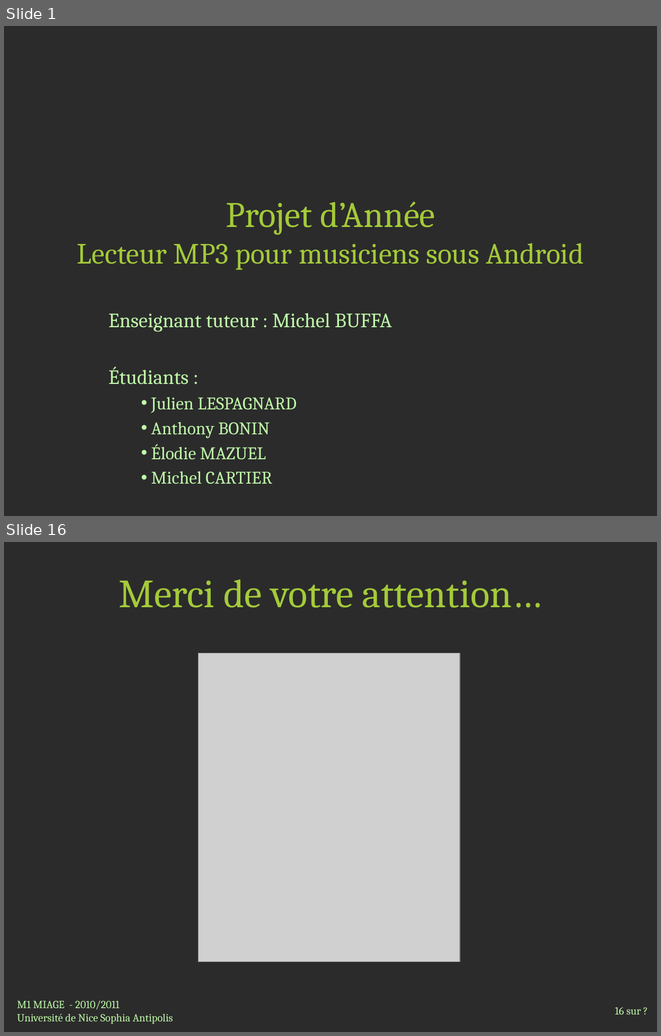
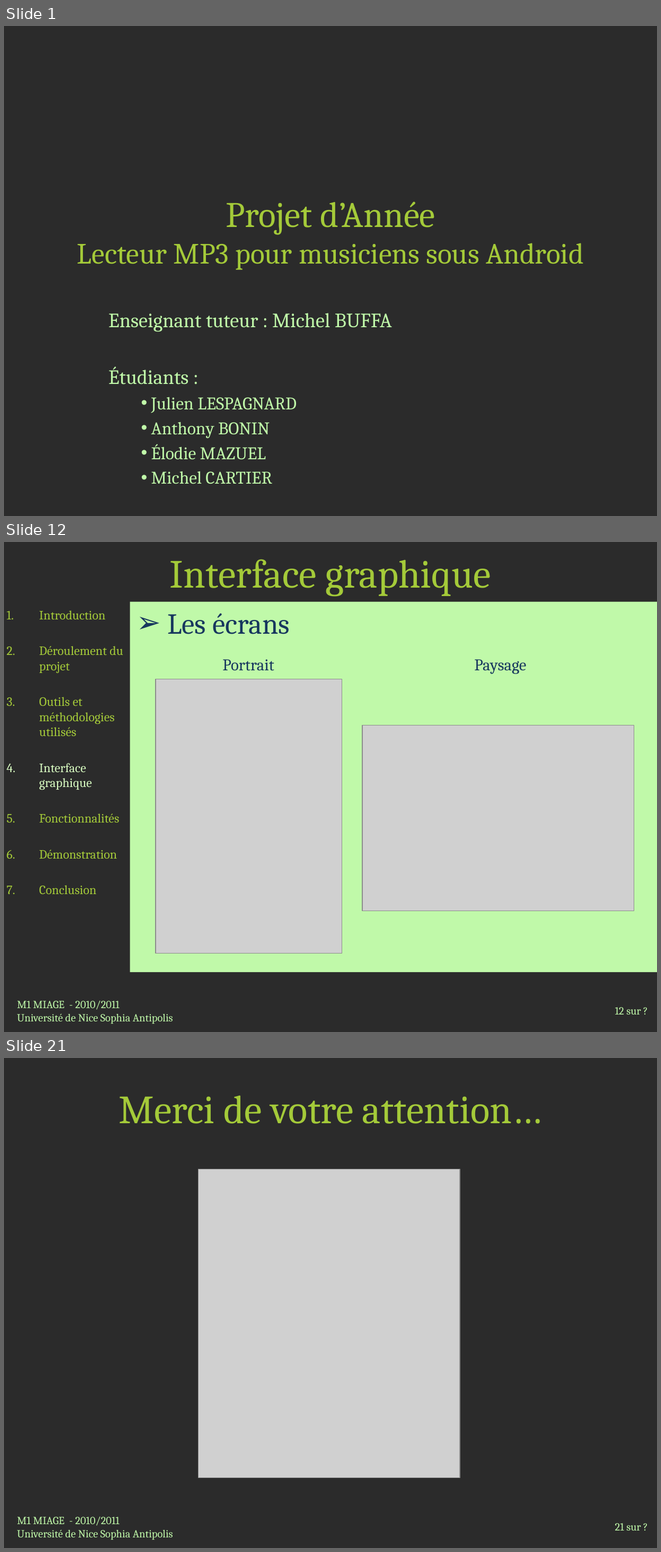
Before and after one commit to jlespagnard/android-advanced-player, a slide deck: AAP/docs/Presentation.pptx. Shown one above the other, each under a label of ours: slides 1 and 16 before the commit, slides 1, 12 and 21 after it; the slides between them are not shown. The pictures are 661x1036 and 661x1552 pixels, drawn with LibreOffice and Linux fonts; fonts in the diff are those of the drawing; grey boxes stand for pictures; background and template pictures are left out; a plain dark background stands for a picture behind light text. Boxes give left, top, right and bottom in pixels: in the first picture for what was removed or moved away, otherwise in the second. Text is boxed around its words. In the diff, an @@ line names an element or a change of style, - is before the commit and + after.

```diff
--- a/AAP/docs/Presentation.pptx
+++ b/AAP/docs/Presentation.pptx
@@ slide 12 added at box(4, 542, 657, 1032), background picture (left out) @@
@@ title added at box(170, 559, 491, 596), 44 pt, text #A4CA39 @@
+Interface graphique
@@ text added at box(130, 602, 657, 972), fill #C0F9A9, 32 pt, text #17375E @@
+➢ Les écrans
@@ text added at box(39, 610, 123, 894), 14 pt, text #A4CA39 @@
+1. Introduction
+2. Déroulement du projet
+3. Outils et méthodologies utilisés
+4. Interface graphique
+5. Fonctionnalités
+6. Démonstration
+7. Conclusion
@@ table added at box(140, 652, 644, 679), 1 rows, 2 columns @@
+Portrait | Paysage
@@ picture added at box(156, 679, 342, 953) @@
@@ picture added at box(362, 725, 634, 911) @@
@@ text added at box(17, 1000, 173, 1024), 12 pt, text #C0F9A9 @@
+M1 MIAGE - 2010/2011
+Université de Nice Sophia Antipolis
@@ page number added at box(615, 1007, 641, 1014), 12 pt, text #C0F9A9 @@
+12 sur ?
@@ what was slide 16 is now slide 21 @@
@@ page number at box(615, 1523, 641, 1530): text changed @@
-16 sur ?
+21 sur ?
```
Also in this commit, not shown: 14 slides changed, 4 other slides added, 2 other files.
